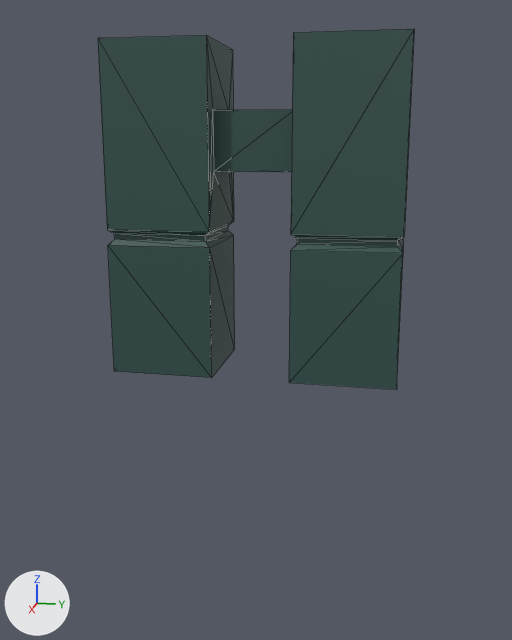
The FBX model Assets/Art/FBX/gebouwDubbel1.fbx, before and after one commit.
Camera for both pictures: a 50 mm lens placed at (32.5, 6.3, 3.0), pointed at (-0.1, -0.2, -5.2). Every picture has the same lights, and +X, +Y and +Z are marked at lower left. Mesh edges are drawn as thin lines. Where no turn or scale is listed for an object, it has been applied to the vertices.

The older version as bpy lines, for what is in view:
```python
me_mesh = bpy.data.meshes.new('Mesh')
me_mesh.from_pydata(...)  # 56 vertices, 104 faces; spans x -2.38..2.38, y -6.55..6.55, z -7.38..7.38
me_mesh.materials.append(mat_lambert1)  # dark cyan #31514c
# before: 2 (-2.38, 1.8, -7.38), 3 (2.38, 1.8, -7.38) at pixel (289, 382), 4 (-2.38, 6.55, -7.38) at pixel (397, 358), 5 (2.38, 6.55, -7.38) at pixel (396, 389), 30 (-2.38, -1.8, -7.38) at pixel (234, 349)
# before: 31 (2.38, -1.8, -7.38) at pixel (211, 377), 32 (-2.38, -6.55, -7.38), 33 (2.38, -6.55, -7.38) at pixel (114, 371)
ob_polysurface26 = bpy.data.objects.new('polySurface26', me_mesh)
ob_polysurface26.location = (0.0, 0.0, 0.0)
```
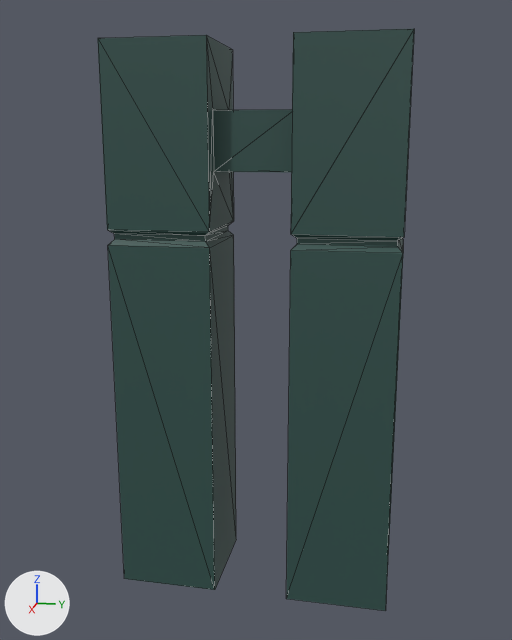
What differs and where, as boxes (x1, y1, x2, y2) in the pictures (512 x 640 px; the box of a moved part takes in the faces that stretch with it):
'polySurface26', reshaped (61% taller)
    before: (98, 29, 414, 390)
    after: (98, 29, 414, 611)
part 1 of me_mesh, moved or reshaped
    before: (108, 235, 403, 390)
    after: (108, 235, 403, 611)

The change, as a diff of the scene's bpy script:
```diff
--- a/Assets/Art/FBX/gebouwDubbel1.fbx.py
+++ b/Assets/Art/FBX/gebouwDubbel1.fbx.py
@@ me_mesh @@
 me_mesh.from_pydata(...)  # 56 vertices, 104 faces; spans x -2.38..2.38, y -6.55..6.55, z -7.38..7.38
 # used by ob_polysurface26; location = (0.0, 0.0, 0.0)
+# me_mesh part 1
+for i in [*range(2, 6), *range(30, 34)]: me_mesh.vertices[i].co += Vector((0.0, 0.0, -11.08))
 me_mesh.materials.append(mat_lambert1)
```
